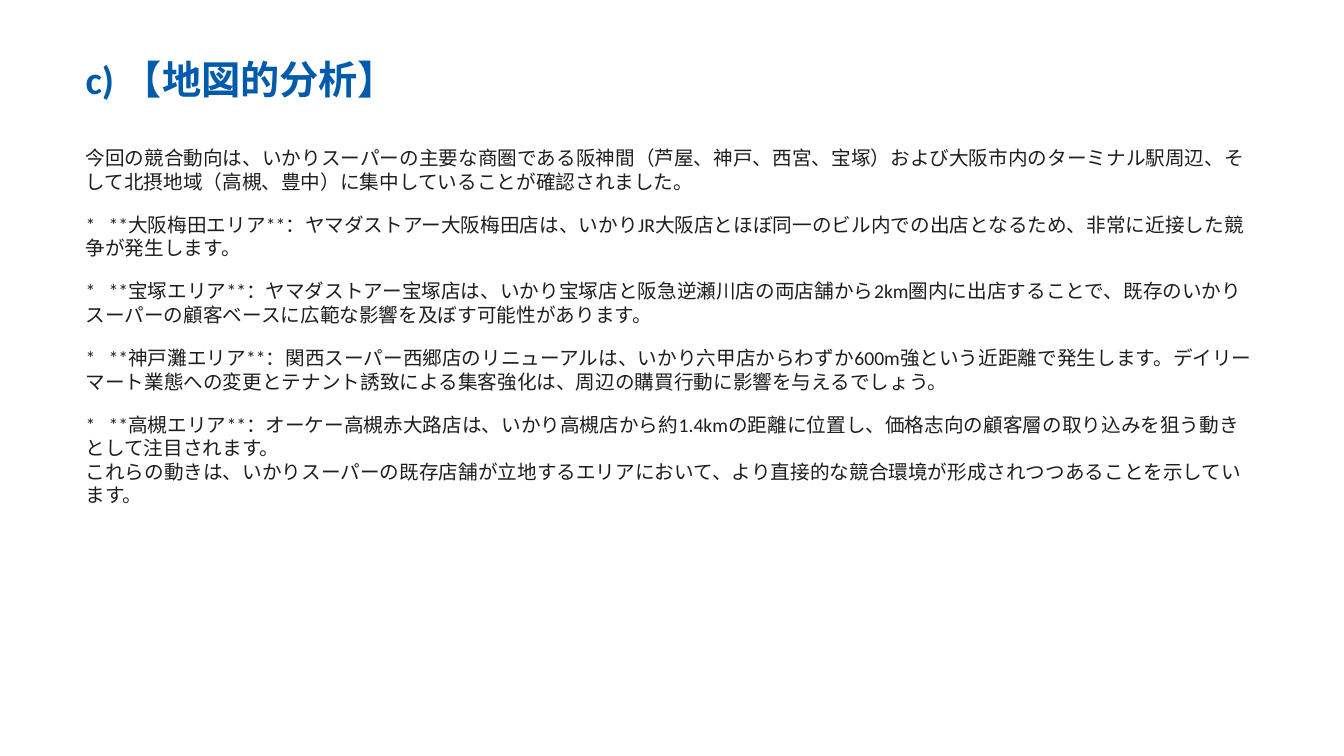
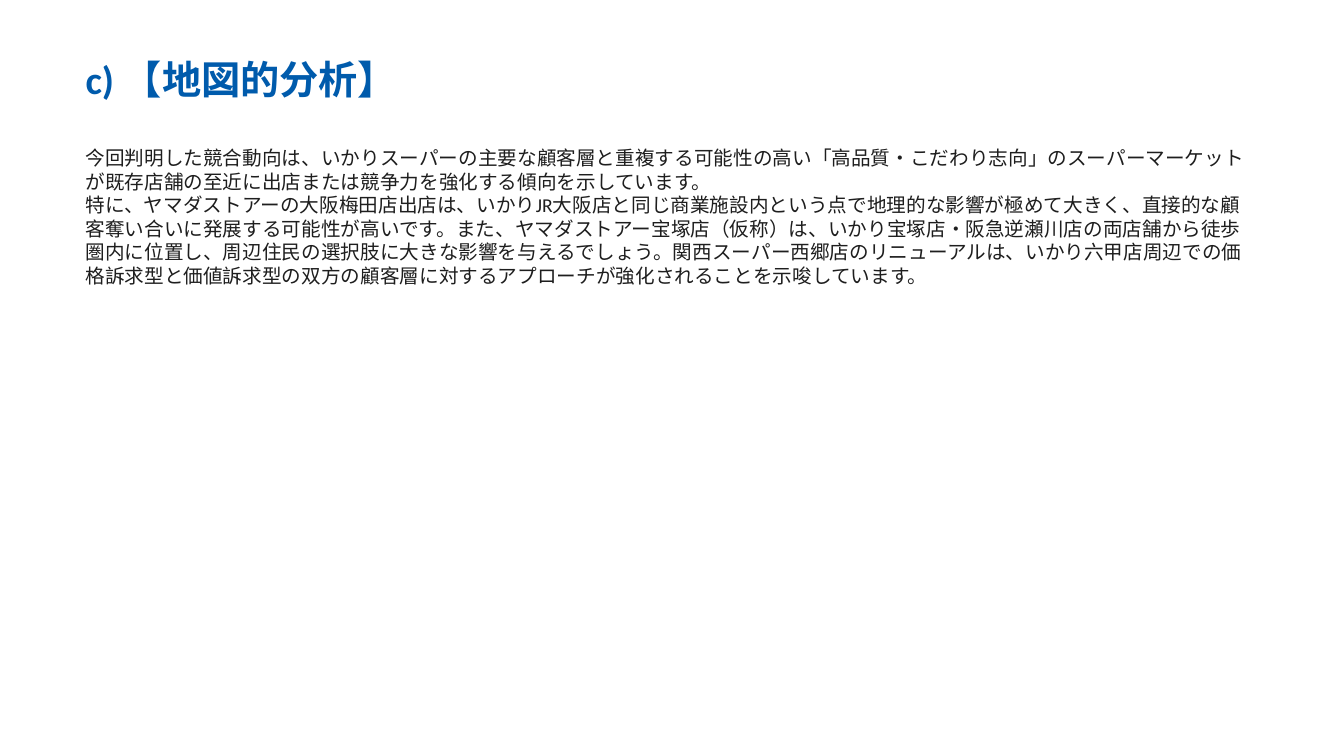
Before and after one commit to yutatbgt-bit/Competitive-research, a slide deck: slide 4 of report/2026_06_28_competitive_report_within_2km.pptx. Drawn at 1344x756 pixels with LibreOffice and Linux fonts; fonts in the diff are those of the drawing. Boxes give left, top, right and bottom in pixels: in the first picture for what was removed or moved away, otherwise in the second. Text is boxed around its words. In the diff, an @@ line names an element or a change of style, - is before the commit and + after.

```diff
--- a/report/2026_06_28_competitive_report_within_2km.pptx
+++ b/report/2026_06_28_competitive_report_within_2km.pptx
@@ text at box(86, 148, 1244, 285): text changed @@
-今回の競合動向は、いかりスーパーの主要な商圏である阪神間（芦屋、神戸、西宮、宝塚）および大阪市内のターミナル駅周辺、そして北摂地域（高槻、豊中）に集中していることが確認されました。
-* **大阪梅田エリア**：ヤマダストアー大阪梅田店は、いかりJR大阪店とほぼ同一のビル内での出店となるため、非常に近接した競争が発生します。
-* **宝塚エリア**：ヤマダストアー宝塚店は、いかり宝塚店と阪急逆瀬川店の両店舗から2km圏内に出店することで、既存のいかりスーパーの顧客ベースに広範な影響を及ぼす可能性があります。
-* **神戸灘エリア**：関西スーパー西郷店のリニューアルは、いかり六甲店からわずか600m強という近距離で発生します。デイリーマート業態への変更とテナント誘致による集客強化は、周辺の購買行動に影響を与えるでしょう。
-* **高槻エリア**：オーケー高槻赤大路店は、いかり高槻店から約1.4kmの距離に位置し、価格志向の顧客層の取り込みを狙う動きとして注目されます。
-これらの動きは、いかりスーパーの既存店舗が立地するエリアにおいて、より直接的な競合環境が形成されつつあることを示しています。
+今回判明した競合動向は、いかりスーパーの主要な顧客層と重複する可能性の高い「高品質・こだわり志向」のスーパーマーケットが既存店舗の至近に出店または競争力を強化する傾向を示しています。
+特に、ヤマダストアーの大阪梅田店出店は、いかりJR大阪店と同じ商業施設内という点で地理的な影響が極めて大きく、直接的な顧客奪い合いに発展する可能性が高いです。また、ヤマダストアー宝塚店（仮称）は、いかり宝塚店・阪急逆瀬川店の両店舗から徒歩圏内に位置し、周辺住民の選択肢に大きな影響を与えるでしょう。関西スーパー西郷店のリニューアルは、いかり六甲店周辺での価格訴求型と価値訴求型の双方の顧客層に対するアプローチが強化されることを示唆しています。
```
Also in this commit, not shown: 4 other slides changed, 7 other files.
